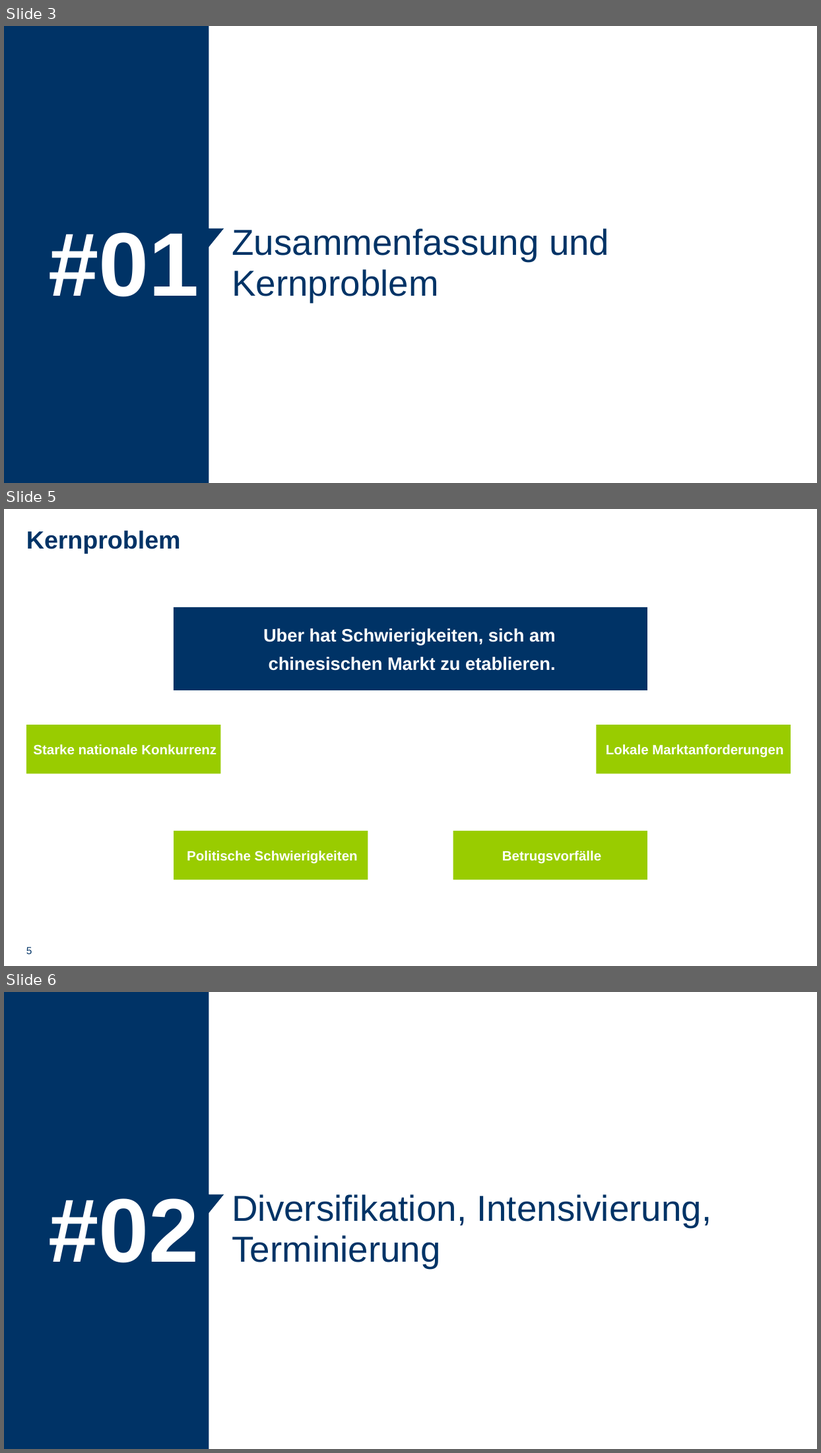
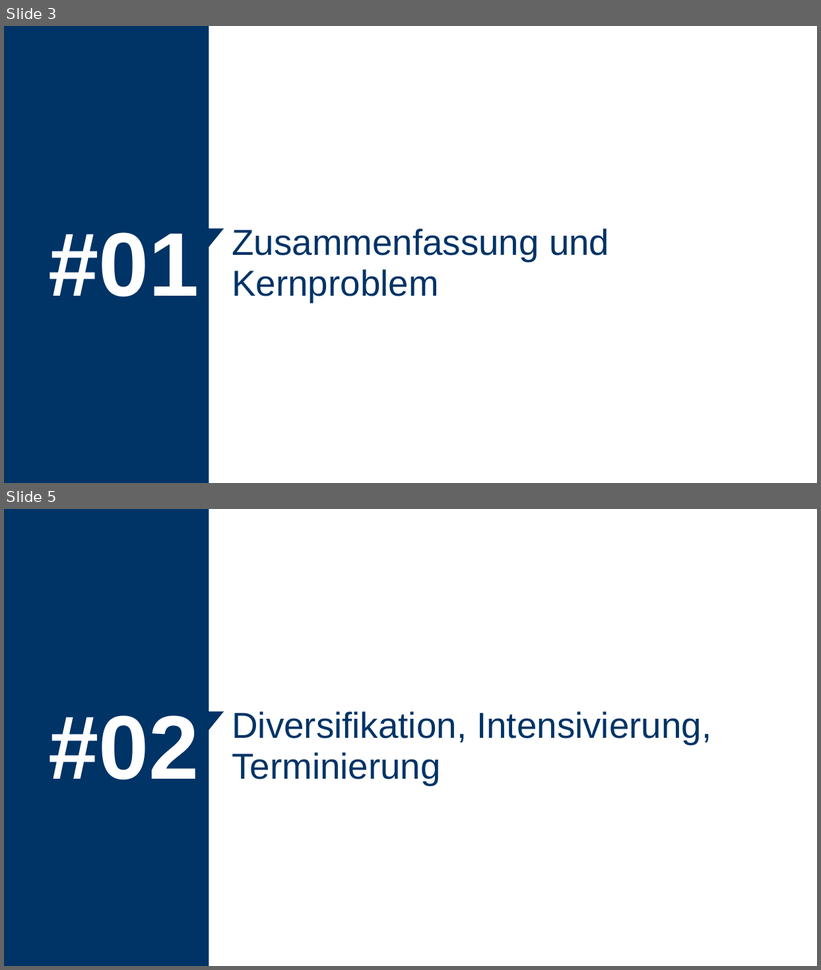
Before and after one commit to Shark919/Metaheuristiken, a slide deck: presentations/AntColonyOptimization_P1.pptx. Shown one above the other, each under a label of ours: slides 3, 5 and 6 before the commit, slides 3 and 5 after it; the slides between them are not shown. The pictures are 821x1453 and 821x970 pixels, drawn with LibreOffice and Linux fonts; fonts in the diff are those of the drawing; background and template pictures are left out. Boxes give left, top, right and bottom in pixels: in the first picture for what was removed or moved away, otherwise in the second. Text is boxed around its words. In the diff, an @@ line names an element or a change of style, - is before the commit and + after.

```diff
--- a/presentations/AntColonyOptimization_P1.pptx
+++ b/presentations/AntColonyOptimization_P1.pptx
@@ slide 5 removed at bbox=[4, 509, 817, 966], background picture (left out) @@
@@ title removed at bbox=[26, 530, 181, 553] @@
-Kernproblem
@@ rectangle removed at bbox=[174, 607, 648, 691] @@
-Uber hat Schwierigkeiten, sich am
-chinesischen Markt zu etablieren.
@@ rectangle removed at bbox=[26, 724, 221, 773] @@
-Starke nationale Konkurrenz
@@ rectangle removed at bbox=[596, 724, 790, 773] @@
-Lokale Marktanforderungen
@@ rectangle removed at bbox=[174, 831, 368, 880] @@
-Politische Schwierigkeiten
@@ rectangle removed at bbox=[453, 831, 648, 880] @@
-Betrugsvorfälle
@@ page number removed at bbox=[26, 947, 32, 955] @@
-5
@@ what was slide 6 is now slide 5 @@
```
Also in this commit, not shown: 1 slide changed, 4 slides added, 2 other slides removed, 3 other files.
